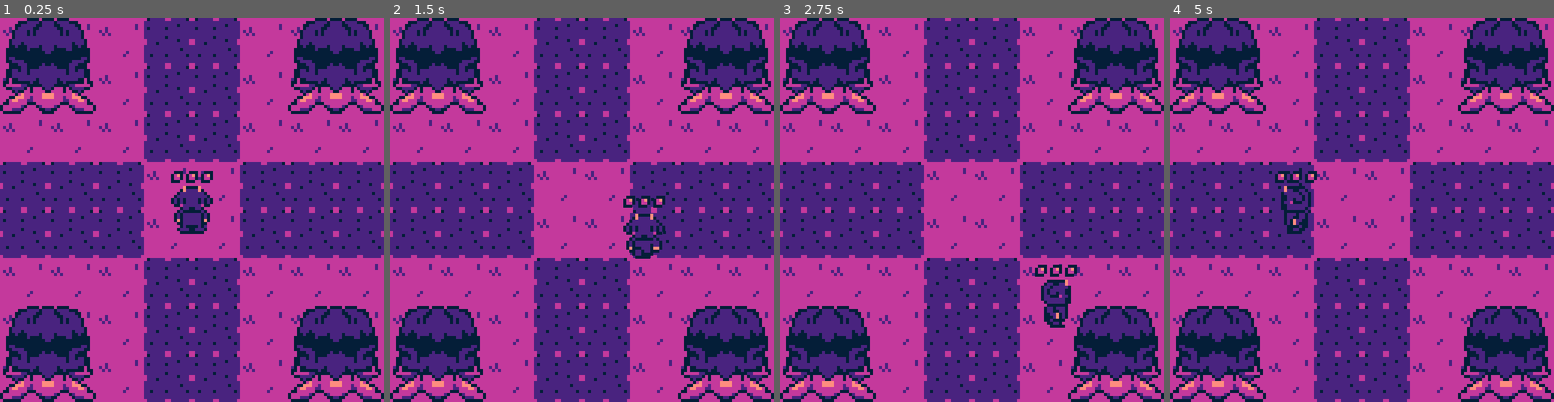
Above: before the commit, frames 1-4 (left to right).
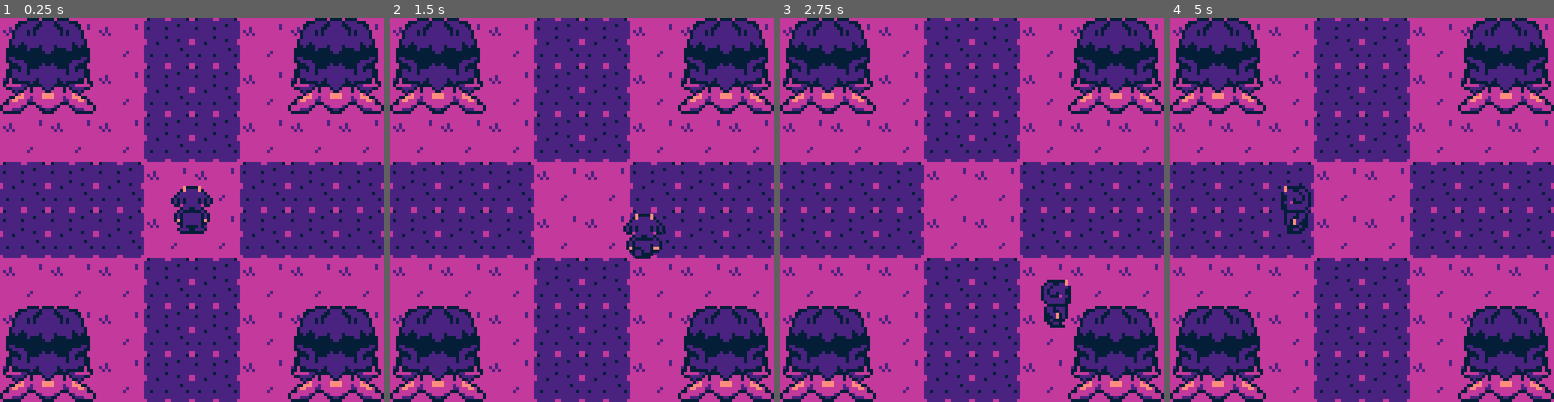
Above: after the commit, the same moments.

Repository: youssefevan/spring2023-uncc-jam2
Game: Godot game, scene res://Scenes/World.tscn
The game is run twice, just before and just after one commit, with the same random seed, the same clock (stepped at 60 frames per second) and the same inputs.
Inputs:
- Up to frame 1 (0.25 s): no input
- Up to frame 2 (1.5 s): tap Enter at 0.5 s; hold D (right) 0.53-1.28 s; tap Space (attack) at 0.6 s; hold Down (down) from 1.28 s (still down); tap E (interact) at 1.35 s
- Up to frame 3 (2.75 s): release Down (down) at 2.03 s; hold D (right) from 2.03 s (still down); tap Space (attack) at 2.1 s
- Up to frame 4 (5 s): release D (right) at 2.78 s; hold Up (up) 2.78-3.53 s; tap E (interact) at 2.85, 4.35 s; hold A (left) from 3.53 s (still down); tap Space (attack) at 3.6 s

The runs differ from the first frame. In frame 1, 0.2% of the frame differs, in the area x 44-56%, y 39-43%; in frame 2, 0.2%; in frame 3, 0.2%; in frame 4, 0.3%, in the area x 27-39%, y 39-43%.

Commit message:
Hide health, changed boxes

Diff:
--- a/Scenes/Enemy.tscn
+++ b/Scenes/Enemy.tscn
@@ -8,7 +8,7 @@
 height = 4.0
 
 [sub_resource type="RectangleShape2D" id=4]
-extents = Vector2( 6, 5.5 )
+extents = Vector2( 5, 7 )
 
 [sub_resource type="RectangleShape2D" id=6]
 extents = Vector2( 5, 7 )
@@ -166,7 +166,6 @@
 collision_mask = 4
 
 [node name="Collider" type="CollisionShape2D" parent="Hitbox"]
-position = Vector2( 0, 2.5 )
 shape = SubResource( 4 )
 
 [node name="Hurtbox" type="Area2D" parent="." groups=["Enemy"]]
--- a/Scenes/Player.tscn
+++ b/Scenes/Player.tscn
@@ -693,7 +693,7 @@
 }
 
 [sub_resource type="RectangleShape2D" id=35]
-extents = Vector2( 5, 6 )
+extents = Vector2( 4, 7 )
 
 [node name="Player" type="KinematicBody2D"]
 script = ExtResource( 2 )
@@ -756,7 +756,6 @@
 collision_mask = 2
 
 [node name="Collider" type="CollisionShape2D" parent="Hurtbox"]
-position = Vector2( 0, 2 )
 shape = SubResource( 35 )
 
 [node name="HealthBar" type="Sprite" parent="."]
--- a/Scripts/Enemy.gd
+++ b/Scripts/Enemy.gd
@@ -31,7 +31,6 @@
 func animate():
 	var angle = move_dir.angle()
 	var rad_angle = rad2deg(angle)
-	print(rad_angle)
 
 	if rad_angle > -22.5 and rad_angle <= 22.5:
 		$Animator.play("East")
--- a/Scripts/Player.gd
+++ b/Scripts/Player.gd
@@ -25,6 +25,7 @@
 
 	$Sword.visible = false
 	$Sword/Hitbox/Collider.disabled = true
+	$HealthBar.visible = false
 
 func _physics_process(delta):
 	if Global.switching == true:
@@ -168,8 +169,8 @@
 func get_hurt(dir_to_enemy):
 	var hitstun_time = 0.5
 	hit_anim()
+	show_health_bar()
 	health -= 1
-	print(health)
 	detect_input = false
 	in_hitstun = true
 	invulnerable = true
@@ -191,5 +192,10 @@
 	yield(get_tree().create_timer(.1), "timeout")
 	$Sprite.visible = true
 
+func show_health_bar():
+	$HealthBar.visible = true
+	yield(get_tree().create_timer(1), "timeout")
+	$HealthBar.visible = false
+
 func die():
-	print("die")
+	pass
